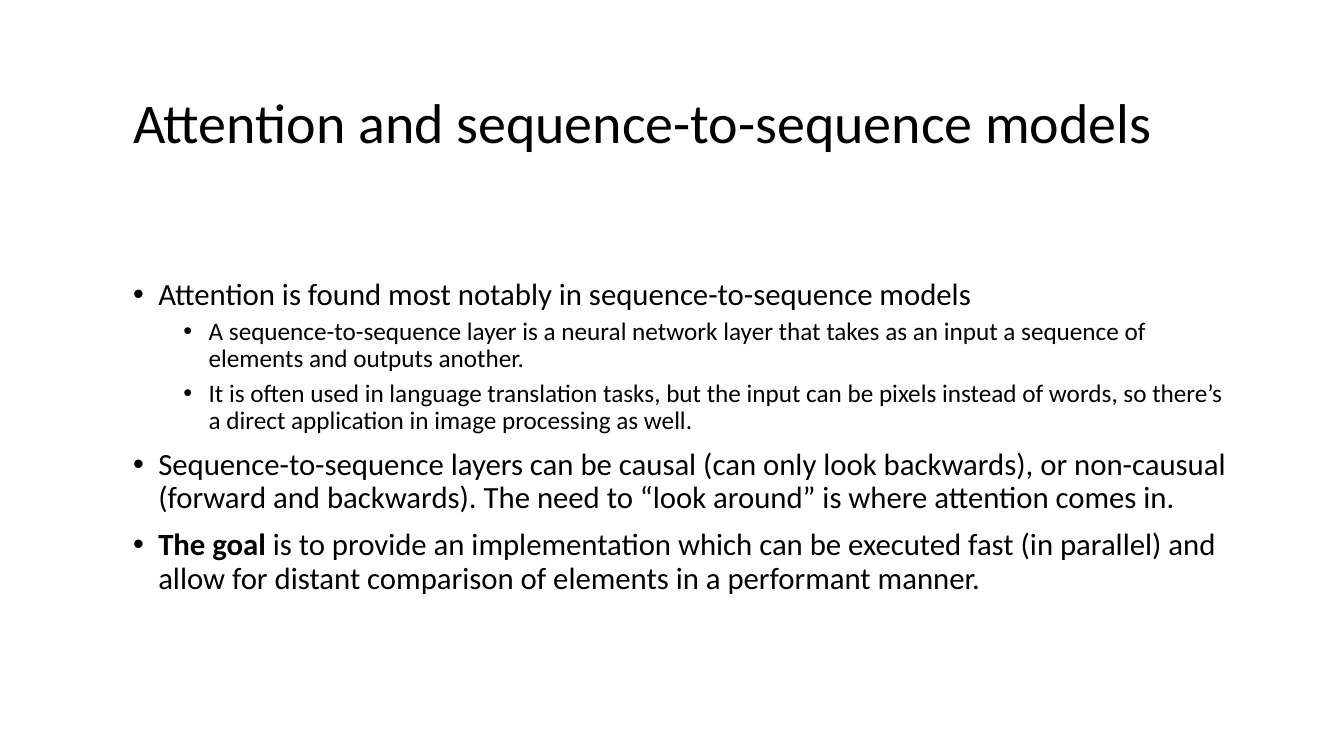
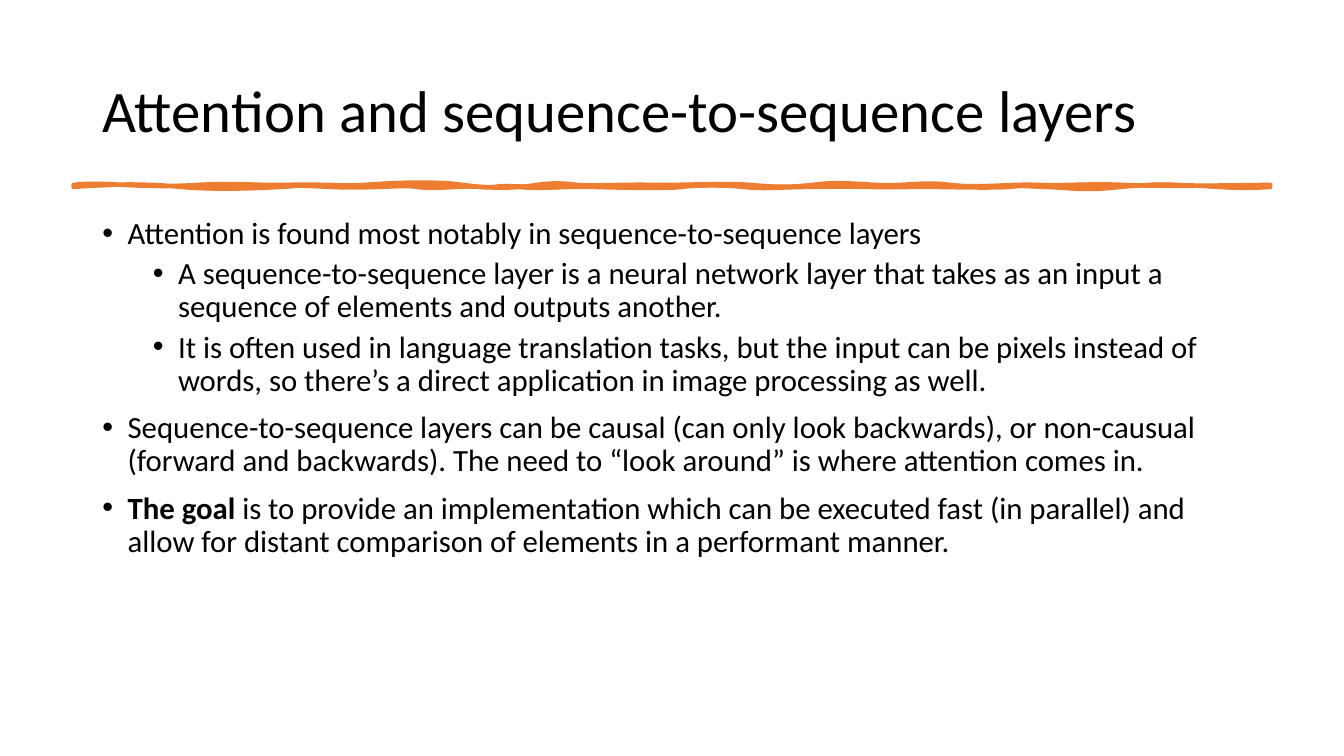
Before and after one commit to kwende/ml-meetup, a slide deck: slide 4 of benr/Attention.pptx (slide 3 before the commit). Drawn at 1344x756 pixels with LibreOffice and Linux fonts; fonts in the diff are those of the drawing. Boxes give left, top, right and bottom in pixels: in the first picture for what was removed or moved away, otherwise in the second. Text is boxed around its words. In the diff, an @@ line names an element or a change of style, - is before the commit and + after.

```diff
--- a/benr/Attention.pptx
+++ b/benr/Attention.pptx
@@ title at (x1=102, y1=91, x2=1136, y2=142): text changed; size 40 to 42 pt @@
-Attention and sequence-to-sequence models
+Attention and sequence-to-sequence layers
@@ freeform shape added at (x1=74, y1=185, x2=1270, y2=187), fill #ED7D31, outline #ED7D31 3.25 pt @@
@@ text "Attention is found most notably ..." moved from (x1=158, y1=283, x2=1225, y2=594) to (x1=128, y1=222, x2=1197, y2=557) @@
@@ text at (x1=128, y1=222, x2=921, y2=249): text changed @@
-• Attention is found most notably in sequence-to-sequence models
+• Attention is found most notably in sequence-to-sequence layers
@@ text at (x1=178, y1=262, x2=1197, y2=397): size 18 to 22 pt in "A sequence-to-sequence layer is a neural network ...", "It is often used in language translation ..." @@
```
Also in this commit, not shown: 3 other slides changed, 2 slides added.
